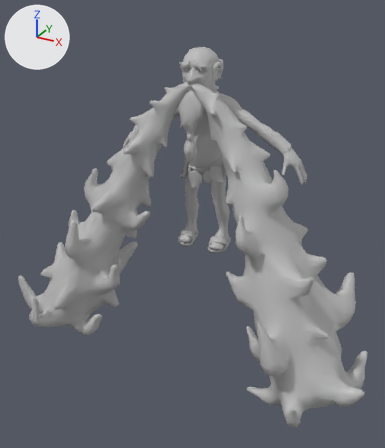
One commit to the FBX model FunGame/Assets/GameAssets/CharacterAssets/Skjegg/ClassicSkjegg/Skjegg.fbx: the scene before it, then after it.
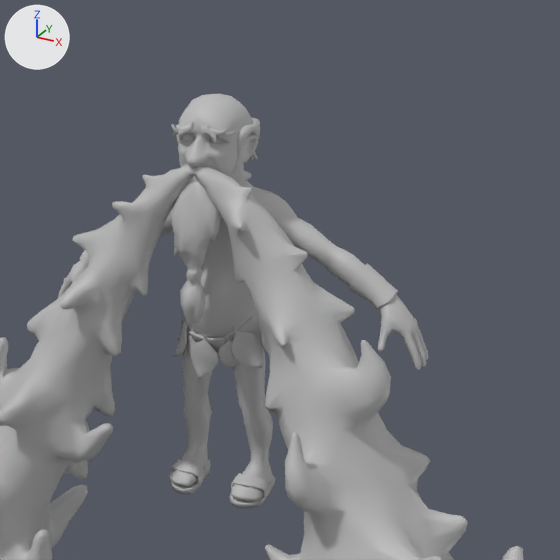
There are two pictures of each version: one whole from a 50 mm camera at (0.0833, -0.1617, 0.1272) aimed at (0.0036, -0.0168, 0.0548), one close up on the part from 24% to 97% of the width and 0% to 62% of the height. Arrows for +X, +Y and +Z are at upper left; the lights stay in place. Where no turn or scale is listed for an object, it has been applied to the vertices.

The scene before the commit, as lines of its bpy script (objects in view):
```python
me_mesh = bpy.data.meshes.new('Mesh')
me_mesh.from_pydata(...)  # 2570 vertices, 2586 faces; spans x -0.0709..0.0678, y -0.0445..0.0023, z 0.0005..0.1006
me_mesh.materials.append(mat_lambert2)  # grey #bcbcbc
me_mesh_002 = bpy.data.meshes.new('Mesh.002')
me_mesh_002.from_pydata(...)  # 2057 vertices, 2078 faces; spans x -0.036..0.036, y -0.0127..0.0078, z 0.0409..0.1106
me_mesh_002.materials.append(mat_lambert1)  # grey #bcbcbc
me_mesh_004 = bpy.data.meshes.new('Mesh.004')
me_mesh_004.from_pydata(...)  # 849 vertices, 877 faces; spans x -0.0302..0.0302, y -0.0084..0.0075, z -0.0228..0.0228
me_mesh_004.materials.append(mat_lambert2)  # grey #bcbcbc
ob_skjeggapparell = bpy.data.objects.new('SkjeggApparell', me_mesh_004)
ob_skjeggapparell.location = (0.0, -0.0003, 0.0623)
ob_skjeggbod = bpy.data.objects.new('SkjeggBod', me_mesh_002)
ob_skjeggbod.location = (0.0, 0.0, 0.0)
ob_skjeggmustache = bpy.data.objects.new('SkjeggMustache', me_mesh)
ob_skjeggmustache.location = (0.0, 0.0, 0.0)
# also in view: 'SkjeggSmallBeard' at (0.0, -0.0052, 0.0906)
```
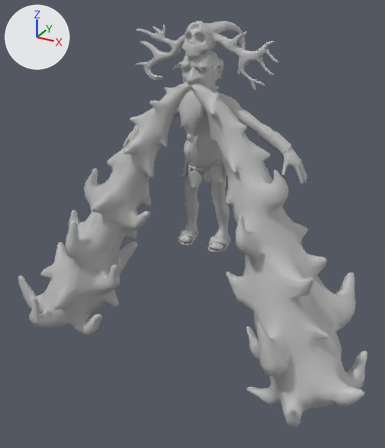
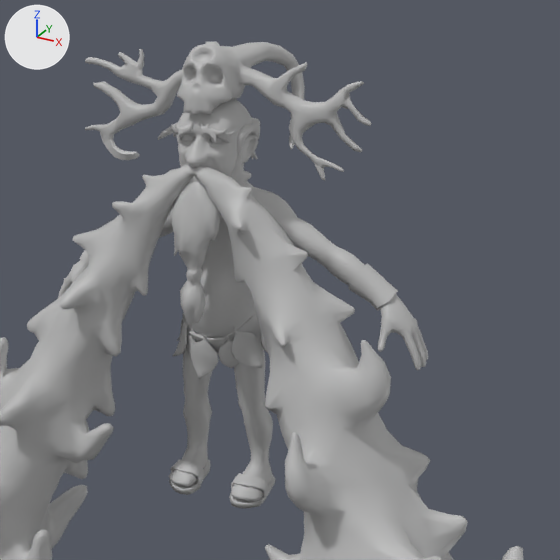
Boxes (x1, y1, x2, y2) around the edits, measured in the close-ups (560 x 560 px):
'SkullLow:SkullLow', added: after (85, 41, 372, 180)

The change in detail:
Material 'SkullLow:lambert1' (mat_skulllow_lambert1) is new.
Its base color is (0.5, 0.5, 0.5) (grey #bcbcbc).
Mesh me_mesh_005 is new.
It has 930 vertices, 940 faces and spans x -0.0254..0.0262, y -0.0115..0.0097, z 0.0987..0.1181.
It uses material mat_skulllow_lambert1 (grey #bcbcbc).
Object 'SkullLow:SkullLow' (ob_skulllow_skulllow) is new; it shows me_mesh_005.
Its location is (0.0, 0.0, 0.0).
